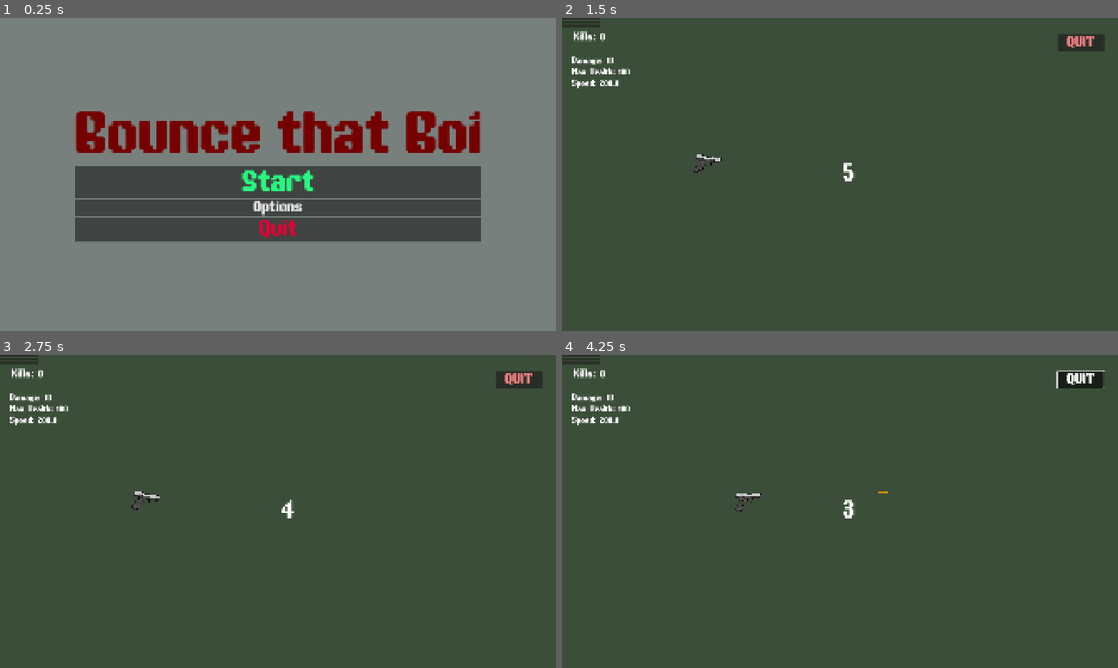
Above: before the commit, frames 1-4 (two rows, left to right).
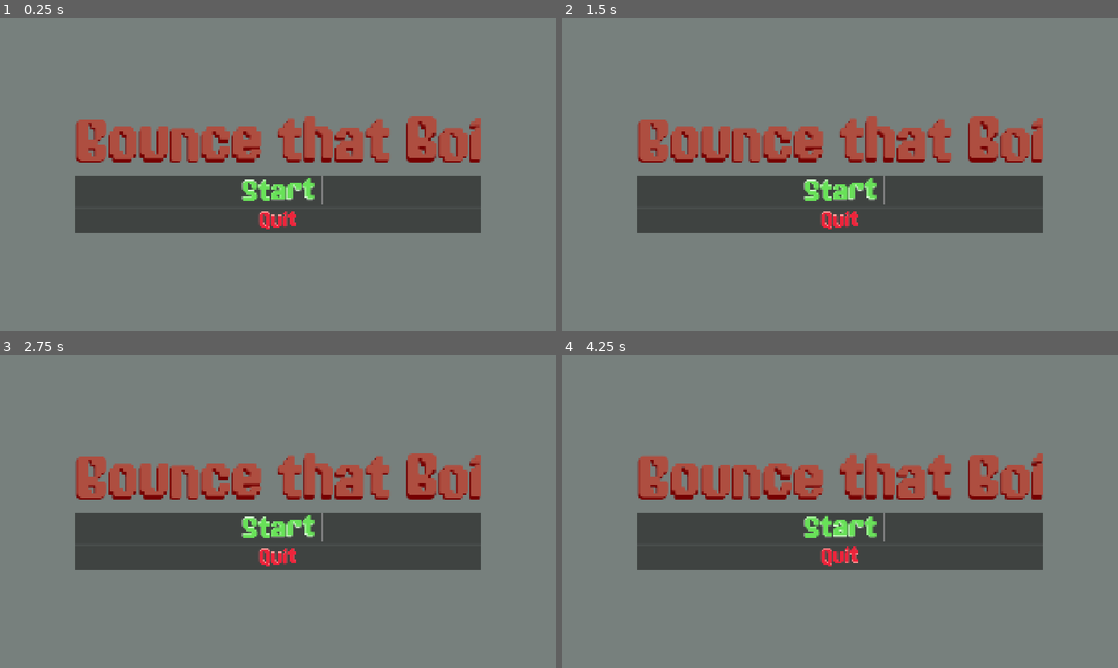
Above: after the commit, the same moments.

Repository: leo434472-oss/godot-game
Game: Godot game, scene res://main_menu.tscn
Same seed, same stepped clock (60 frames per second), same inputs: the game is played once before the commit and once after it.
Inputs (mouse positions are in pixels of both pictures, inside the frame that each line leads up to):
- Up to frame 1 (0.25 s): no input
- Up to frame 2 (1.5 s): click (840, 208) at 0.5 s, where only the run before the commit has a clickable "Options"; click "Start" at 1.25 s
- Up to frame 3 (2.75 s): click (278, 527) at 2 s, where only the run after the commit has a clickable "Start"
- Up to frame 4 (4.25 s): click (578, 355) at 2.77 s; move the mouse to (962, 495) at 3.52 s; hold Right (ui_right) from 3.53 s (still down); hold Space (shoot) from 3.53 s (still down)

The runs differ from the first frame. In frame 1, 14% of the frame differs, in the area x 13-87%, y 29-72%; in frame 2, 88%, in the area x 0-100%, y 0-100%; in frame 3, 88%; in frame 4, 88%.

Commit message:
aaweee

Diff:
--- a/Stats.gd
+++ b/Stats.gd
@@ -1,7 +1,7 @@
 extends Node
 
-var speed: float = 200.0
-var damage: int = 10
+var speed: float = 600.0
+var damage: int = 20
 var max_health: int = 100
 
 # Called when the node enters the scene tree for the first time.
--- a/bullet.gd
+++ b/bullet.gd
@@ -1,15 +1,35 @@
 extends Area2D
-
-@export var speed: float = 800
+var direction: Vector2 = Vector2.RIGHT
+var hasbounced : bool = false
+@onready var ray: RayCast2D = $RayCast2D
+@export var bullet_speed: float = 800
 @export var damage : int
 
 func _ready() -> void:
-		damage = Stats.damage
+	direction = Vector2.RIGHT.rotated(global_rotation)
+	damage = Stats.damage
+	await get_tree().create_timer(3.0).timeout
+	queue_free()
+
+func start(pos: Vector2, rot: float) -> void:
+	global_position = pos
+	global_rotation = rot
+	direction = Vector2.RIGHT.rotated(rot)
 
 func _physics_process(delta: float) -> void:
-	position += transform.x * speed * delta
+	if ray.is_colliding():
+		var wall_normal: Vector2 = ray.get_collision_normal()
+		direction = direction.bounce(wall_normal)
+		rotation = direction.angle()
+		ray.force_raycast_update()
+		hasbounced = true
+
+	position += direction * bullet_speed * delta
 
 func _on_body_entered(body: Node2D) -> void:
-	if body.has_method("take_damage") and not is_in_group("Player"):
-		body.take_damage(damage)
-		queue_free()
+	if body.is_in_group("Player"):
+		return
+	if body.has_method("take_damage"):
+		if hasbounced:
+			body.take_damage(damage)
+			queue_free()
--- a/bullet.tscn
+++ b/bullet.tscn
@@ -7,8 +7,7 @@
 radius = 0.53972316
 height = 13.26142
 
-[node name="Bulllet" type="Area2D" unique_id=1169367951]
-priority = 1
+[node name="Bulllet" type="Area2D" unique_id=234554583]
 script = ExtResource("1_v8qja")
 
 [node name="CollisionShape2D" type="CollisionShape2D" parent="." unique_id=1499642293]
@@ -23,5 +22,7 @@
 scale = Vector2(0.09964865, 0.16468011)
 texture = ExtResource("2_v8qja")
 
-[connection signal="area_entered" from="." to="." method="_on_area_entered"]
+[node name="RayCast2D" type="RayCast2D" parent="." unique_id=50733196]
+target_position = Vector2(20, 0)
+
 [connection signal="body_entered" from="." to="." method="_on_body_entered"]
--- a/enemy_normal.gd
+++ b/enemy_normal.gd
@@ -1,6 +1,6 @@
 extends CharacterBody2D
 var killcount : int = 0
-var enemy_normal_speed = 300.0
+var enemy_normal_speed = 100
 var enemy_normal_health :int= 100
 var enemy_normal_damage :int = 15
 func _ready() -> void:
--- a/enemy_normal.tscn
+++ b/enemy_normal.tscn
@@ -1,19 +1,20 @@
 [gd_scene format=3 uid="uid://y3kheurg0wy1"]
 
 [ext_resource type="Script" uid="uid://bajgtdy6mf5g" path="res://enemy_normal.gd" id="1_era6v"]
-[ext_resource type="Texture2D" uid="uid://clrd33kber840" path="res://Screenshot 2026-11-14 at 2.46.12 PM.png" id="2_n20b5"]
+[ext_resource type="Texture2D" uid="uid://c86bcrfaq8yi3" path="res://zombie.png" id="2_era6v"]
 
-[sub_resource type="RectangleShape2D" id="RectangleShape2D_7xaro"]
-size = Vector2(69.99988, 70)
+[sub_resource type="CircleShape2D" id="CircleShape2D_onrkg"]
+radius = 36.013885
 
 [node name="enemy_normal" type="CharacterBody2D" unique_id=1136318364]
+collision_mask = 2
 script = ExtResource("1_era6v")
 
 [node name="Sprite2D" type="Sprite2D" parent="." unique_id=1891681812]
 position = Vector2(4.4107437e-06, 1.9999999)
-scale = Vector2(0.43209878, 0.46666664)
-texture = ExtResource("2_n20b5")
+scale = Vector2(0.26171872, 0.265625)
+texture = ExtResource("2_era6v")
 
 [node name="CollisionShape2D" type="CollisionShape2D" parent="." unique_id=247657339]
 position = Vector2(0, 2)
-shape = SubResource("RectangleShape2D_7xaro")
+shape = SubResource("CircleShape2D_onrkg")
--- a/level.tscn
+++ b/level.tscn
@@ -5,18 +5,20 @@
 [ext_resource type="FontFile" uid="uid://bysc47c2iiipm" path="res://game-paused-demo/Game Paused DEMO.otf" id="2_oi3di"]
 [ext_resource type="Script" uid="uid://c15kdf70uw8e6" path="res://button.gd" id="3_0b4ue"]
 
-[sub_resource type="WorldBoundaryShape2D" id="WorldBoundaryShape2D_032qo"]
-normal = Vector2(0.9999996, -0.0008985159)
-distance = -1093.0175
+[sub_resource type="RectangleShape2D" id="RectangleShape2D_4gyqm"]
+size = Vector2(1158, 395.00006)
 
-[sub_resource type="WorldBoundaryShape2D" id="WorldBoundaryShape2D_0r1o6"]
+[sub_resource type="RectangleShape2D" id="RectangleShape2D_qi2p4"]
+size = Vector2(94, 1989)
 
-[sub_resource type="WorldBoundaryShape2D" id="WorldBoundaryShape2D_ojleq"]
-distance = -1911.0
+[sub_resource type="RectangleShape2D" id="RectangleShape2D_iifgy"]
+size = Vector2(1213, 148)
+
+[sub_resource type="RectangleShape2D" id="RectangleShape2D_ojleq"]
+size = Vector2(212.00012, 2310.5)
 
 [node name="level" type="Node2D" unique_id=1452691641]
 script = ExtResource("1_u52ul")
-enemy_scene = null
 
 [node name="ColorRect" type="ColorRect" parent="." unique_id=630661440]
 offset_right = 1929.0
@@ -110,18 +112,25 @@
 
 [node name="StaticBody2D" type="StaticBody2D" parent="." unique_id=51093097]
 rotation = -1.5707964
+collision_layer = 3
+collision_mask = 3
 
 [node name="CollisionShape2D" type="CollisionShape2D" parent="StaticBody2D" unique_id=110514171]
-position = Vector2(26, 1.0000012)
-shape = SubResource("WorldBoundaryShape2D_032qo")
+position = Vector2(-521, -200.00003)
+shape = SubResource("RectangleShape2D_4gyqm")
 
 [node name="CollisionShape2D2" type="CollisionShape2D" parent="StaticBody2D" unique_id=272101902]
-position = Vector2(2, 9)
-rotation = 3.1415927
-shape = SubResource("WorldBoundaryShape2D_0r1o6")
+position = Vector2(46.999958, 972)
+rotation = -3.1415925
+shape = SubResource("RectangleShape2D_qi2p4")
 
 [node name="CollisionShape2D3" type="CollisionShape2D" parent="StaticBody2D" unique_id=1691378215]
-shape = SubResource("WorldBoundaryShape2D_ojleq")
+position = Vector2(-570.00006, 1987)
+shape = SubResource("RectangleShape2D_iifgy")
+
+[node name="CollisionShape2D4" type="CollisionShape2D" parent="StaticBody2D" unique_id=233346809]
+position = Vector2(-1187, 858.99994)
+shape = SubResource("RectangleShape2D_ojleq")
 
 [connection signal="timeout" from="Timer" to="." method="_on_timer_timeout"]
 [connection signal="timeout" from="UI/Timer2" to="." method="_on_timer_2_timeout"]
--- a/main_menu.gd
+++ b/main_menu.gd
@@ -2,7 +2,8 @@
 
 # Called when the node enters the scene tree for the first time.
 func _ready() -> void:
-	pass
+	while $MenuSound.playing == false:
+		$MenuSound.play()
 # Called every frame. 'delta' is the elapsed time since the previous frame.
 func _process(delta: float) -> void:
 	pass
--- a/main_menu.tscn
+++ b/main_menu.tscn
@@ -5,6 +5,7 @@
 [ext_resource type="AudioStream" uid="uid://daqp10jxtwbko" path="res://519985__abdrtar__recording-start.mp3" id="2_jix8l"]
 [ext_resource type="Script" uid="uid://nnac0pjnoulg" path="res://start_button.gd" id="3_fu7sn"]
 [ext_resource type="AudioStream" uid="uid://3mflqmmehmp0" path="res://704134__entershift__beep-sound.mp3" id="3_glbon"]
+[ext_resource type="AudioStream" uid="uid://4amvlupexxxb" path="res://freesound_community-i-am-dreaming-or-final-fantasy-menu-kinda-thing-29173.mp3" id="6_nlkkf"]
 
 [node name="Main menu" type="Control" unique_id=1546883524]
 layout_mode = 3
@@ -51,27 +52,60 @@
 
 [node name="StartButton" type="Button" parent="CenterContainer/VBoxContainer" unique_id=199107726]
 layout_mode = 2
-theme_override_colors/font_color = Color(0.16078432, 0.972549, 0.5019608, 1)
+theme_override_colors/font_color = Color(0.84712857, 0.9804687, 0.83077407, 1)
 theme_override_fonts/font = ExtResource("2_7vrkn")
 theme_override_font_sizes/font_size = 100
 text = "Start"
 script = ExtResource("3_fu7sn")
 
-[node name="OptionsButton" type="Button" parent="CenterContainer/VBoxContainer" unique_id=176494831]
-layout_mode = 2
-theme_override_fonts/font = ExtResource("2_7vrkn")
-theme_override_font_sizes/font_size = 50
-text = "Options"
-
 [node name="QuitButton" type="Button" parent="CenterContainer/VBoxContainer" unique_id=183737260]
 layout_mode = 2
-theme_override_colors/font_color = Color(0.89357716, 0, 0.20770067, 1)
+theme_override_colors/font_color = Color(0.999988, 0.6035838, 0.5940889, 1)
 theme_override_colors/icon_normal_color = Color(1, 0.5647059, 1, 1)
 theme_override_fonts/font = ExtResource("2_7vrkn")
 theme_override_font_sizes/font_size = 75
 text = "Quit"
 
+[node name="RichTextLabel" type="RichTextLabel" parent="." unique_id=1472904166]
+visibility_layer = 2
+layout_mode = 0
+offset_left = 261.0
+offset_top = 328.0
+offset_right = 1718.0
+offset_bottom = 539.0
+theme_override_colors/default_color = Color(0.68422776, 0.30422428, 0.25251213, 1)
+theme_override_fonts/normal_font = ExtResource("2_7vrkn")
+theme_override_font_sizes/normal_font_size = 200
+bbcode_enabled = true
+text = "[wave amp=50.0 freq=5.0 connected=1]Bounce that Boi[/wave]"
+
+[node name="RichTextLabel2" type="RichTextLabel" parent="." unique_id=300273877]
+layout_mode = 0
+offset_left = 893.0
+offset_top = 661.0
+offset_right = 1056.0
+offset_bottom = 747.0
+theme_override_colors/default_color = Color(0.93333334, 0.14117648, 0.23137255, 1)
+theme_override_fonts/normal_font = ExtResource("2_7vrkn")
+theme_override_font_sizes/normal_font_size = 75
+bbcode_enabled = true
+text = "[wave amp=50.0 freq=5.0 connected=1]Quit[/wave]"
+
+[node name="RichTextLabel3" type="RichTextLabel" parent="." unique_id=2141750126]
+layout_mode = 0
+offset_left = 836.0
+offset_top = 547.0
+offset_right = 1117.0
+offset_bottom = 647.0
+theme_override_colors/default_color = Color(0.40784314, 0.88235295, 0.34509805, 1)
+theme_override_fonts/normal_font = ExtResource("2_7vrkn")
+theme_override_font_sizes/normal_font_size = 100
+bbcode_enabled = true
+text = "[wave amp=50.0 freq=5.0 connected=1]Start[/wave]"
+
+[node name="MenuSound" type="AudioStreamPlayer" parent="." unique_id=706244947]
+stream = ExtResource("6_nlkkf")
+
 [connection signal="mouse_entered" from="CenterContainer/VBoxContainer/StartButton" to="CenterContainer/VBoxContainer/StartButton" method="_on_mouse_entered"]
 [connection signal="pressed" from="CenterContainer/VBoxContainer/StartButton" to="." method="_on_start_button_pressed"]
-[connection signal="pressed" from="CenterContainer/VBoxContainer/OptionsButton" to="." method="_on_options_button_pressed"]
 [connection signal="pressed" from="CenterContainer/VBoxContainer/QuitButton" to="." method="_on_quit_button_pressed"]
--- a/player.gd
+++ b/player.gd
@@ -32,5 +32,4 @@
 func shoot() -> void:
 	var bullet = bullet_scene.instantiate()
 	get_tree().current_scene.add_child(bullet)
-	bullet.global_position = muzzle.global_position
-	bullet.global_rotation = global_rotation
+	bullet.start(muzzle.global_position, global_rotation)
--- a/player.tscn
+++ b/player.tscn
@@ -4,7 +4,12 @@
 [ext_resource type="Texture2D" uid="uid://dqln0co1u5q70" path="res://first gun.png" id="2_onrkg"]
 
 [node name="Player" type="CharacterBody2D" unique_id=156258959 groups=["Player"]]
+collision_layer = 2
+collision_mask = 2
 script = ExtResource("1_onrkg")
+
+[node name="CollisionPolygon2D" type="CollisionPolygon2D" parent="." unique_id=228761799]
+polygon = PackedVector2Array(-18, 40, -8, 10, 15, 11, 19, -4, 46, -5, 47, -22, -37, -24, -39, -13, -43, -7, -42, -5, -37, -7, -33, -7, -31, -3, -28, 0, -29, 3, -36, 21, -39, 25, -40, 28, -39, 33, -37, 36, -39, 38, -17, 41)
 
 [node name="Sprite2D" type="Sprite2D" parent="." unique_id=1961614394]
 position = Vector2(27, 12.000008)
@@ -13,8 +18,5 @@
 
 [node name="Area2D" type="Area2D" parent="." unique_id=1604798201]
 
-[node name="CollisionPolygon2D" type="CollisionPolygon2D" parent="Area2D" unique_id=228761799]
-polygon = PackedVector2Array(-18, 40, -8, 10, 15, 11, 19, -4, 46, -5, 47, -22, -37, -24, -39, -13, -43, -7, -42, -5, -37, -7, -33, -7, -31, -3, -28, 0, -29, 3, -36, 21, -39, 25, -40, 28, -39, 33, -37, 36, -39, 38, -17, 41)
-
 [node name="Muzzle" type="Marker2D" parent="." unique_id=822706832]
 position = Vector2(49, -18)
Not shown, added: freesound_community-i-am-dreaming-or-final-fantasy-menu-kinda-thing-29173.mp3.import
Binary file added: zombie.png
Not shown, added: zombie.png.import
Not shown, added: freesound_community-i-am-dreaming-or-final-fantasy-menu-kinda-thing-29173.mp3
